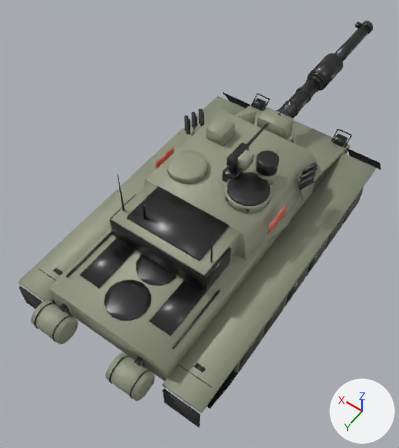
The glTF model aivilo/assets/vehicles/tank.glb: old version first, new version second.
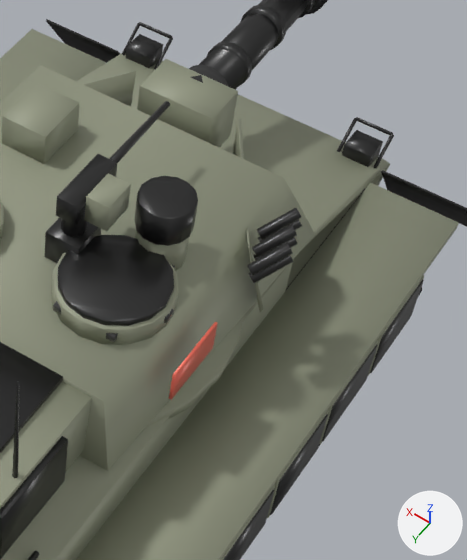
The first picture shows the older version from a camera (50 mm lens) standing at (-3.4, 5.32, 8.75) and looking at (0.28, 0.17, 0.65). The close-ups show the older and then the newer version on the part from 52% to 95% of the width and 19% to 65% of the height of that picture. Only the edits that show in the close-ups are written down. The lights are fixed; the arrows at lower right show +X, +Y and +Z. Where no turn or scale is listed for an object, it has been applied to the vertices. Vertices at exactly the same position are counted once.

Names of what the first close-up shows: 'body', 'gun', 'turret' and 1 more.
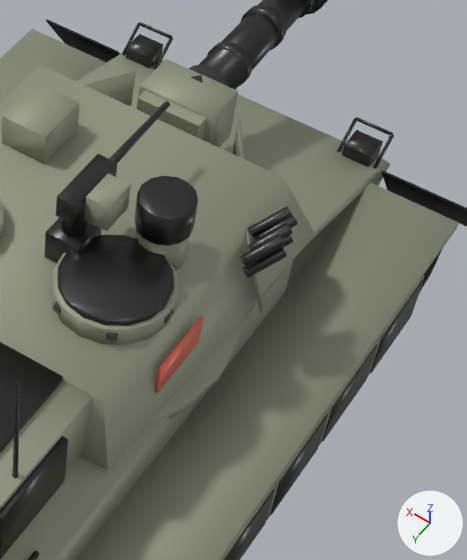
Boxes (x1, y1, x2, y2) around the edits, measured in the close-ups (467 x 560 px; the box of a moved part takes in the faces that stretch with it):
```json
{"part": 1, "of": "me_turret", "change": "moved or reshaped", "before": [258, 220, 302, 242], "after": [255, 214, 298, 240]}
{"part": 2, "of": "me_turret", "change": "moved or reshaped", "before": [253, 237, 298, 260], "after": [282, 235, 294, 248]}
{"part": 3, "of": "me_turret", "change": "moved or reshaped", "before": [248, 255, 293, 283], "after": [242, 247, 287, 278]}
{"part": 4, "of": "me_turret", "change": "moved or reshaped", "before": [257, 208, 301, 240], "after": [248, 206, 293, 238]}
{"part": 5, "of": "me_turret", "change": "moved or reshaped", "before": [252, 225, 297, 257], "after": [248, 223, 293, 251]}
{"part": 6, "of": "me_turret", "change": "moved or reshaped", "before": [247, 243, 293, 275], "after": [240, 235, 285, 267]}
{"part": 7, "of": "me_turret", "change": "moved or reshaped", "before": [169, 322, 218, 400], "after": [155, 316, 204, 394]}
{"part": 8, "of": "me_gun", "change": "added", "after": [137, 90, 206, 140]}
```

Scene script edits in JSON lines:
```json
{"block": "me_turret", "where": "# used by ob_turret; location = (0.0, -0.25, 1.38)"}
{"op": "remove", "block": "me_turret", "code": "me_turret.from_pydata(...)  # 1220 vertices, 2260 faces; spans x -1.33..1.33, y -1.59..1.96, z 0.0..1.38"}
{"op": "add", "block": "me_turret", "code": "me_turret.from_pydata(...)  # 1220 vertices, 2260 faces; spans x -1.27..1.27, y -1.59..1.96, z 0.0..1.38"}
{"block": "me_turret", "change": "me_turret part 1: the loose piece of 32 vertices spanning x -1.23..-1.02, y -0.97..-0.73, z 0.37..0.55 is moved by (0.03, 0.0, 0.0)"}
{"block": "me_turret", "change": "me_turret part 2: the loose piece of 32 vertices spanning x -1.28..-1.07, y -0.82..-0.58, z 0.37..0.55 is moved by (0.03, 0.0, 0.0)"}
{"block": "me_turret", "change": "me_turret part 3: the loose piece of 32 vertices spanning x -1.33..-1.12, y -0.67..-0.43, z 0.37..0.55 is moved by (0.06, -0.03, -0.01)"}
{"block": "me_turret", "change": "me_turret part 4: the loose piece of 32 vertices spanning x -1.23..-1.02, y -0.92..-0.68, z 0.49..0.67 is moved by (0.05, 0.01, -0.01)"}
{"block": "me_turret", "change": "me_turret part 5: the loose piece of 32 vertices spanning x -1.28..-1.07, y -0.77..-0.53, z 0.49..0.67 is moved by (0.03, 0.0, 0.0)"}
{"block": "me_turret", "change": "me_turret part 6: the loose piece of 32 vertices spanning x -1.33..-1.12, y -0.62..-0.38, z 0.49..0.67 is moved by (0.08, -0.05, -0.01)"}
{"block": "me_turret", "change": "me_turret part 7: the loose piece of 20 vertices spanning x -1.17..-1.15, y 0.0..0.5, z 0.18..0.42 is moved by (0.1, 0.0, -0.01)"}
{"block": "me_turret", "change": "other edits to the shape of me_turret do not show in these pictures"}
{"block": "me_gun", "where": "# used by ob_gun; location = (0.0, -1.85, 1.72)"}
{"op": "remove", "block": "me_gun", "code": "me_gun.from_pydata(...)  # 412 vertices, 768 faces; spans x -0.29..0.29, y -4.03..0.17, z -0.22..0.22"}
{"op": "add", "block": "me_gun", "code": "me_gun.from_pydata(...)  # 420 vertices, 780 faces; spans x -0.29..0.29, y -4.03..0.27, z -0.22..0.22"}
{"block": "me_gun", "change": "me_gun part 8: a new loose piece, a box spanning x -0.24..0.24, y 0.11..0.27, z -0.19..0.19, in mat_military_paint (grey #939781)"}
```
